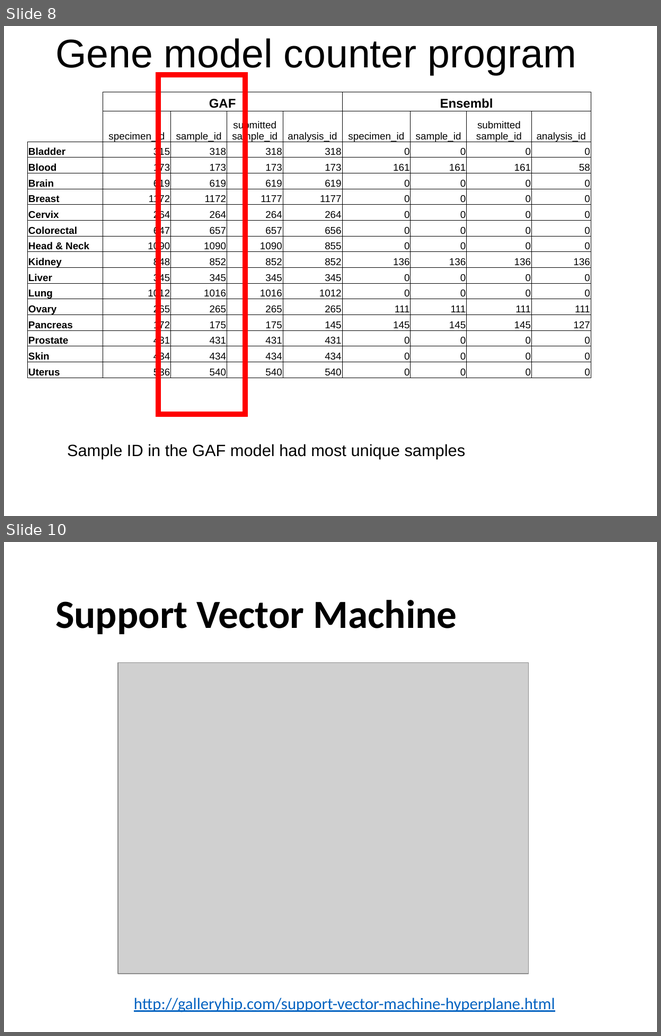
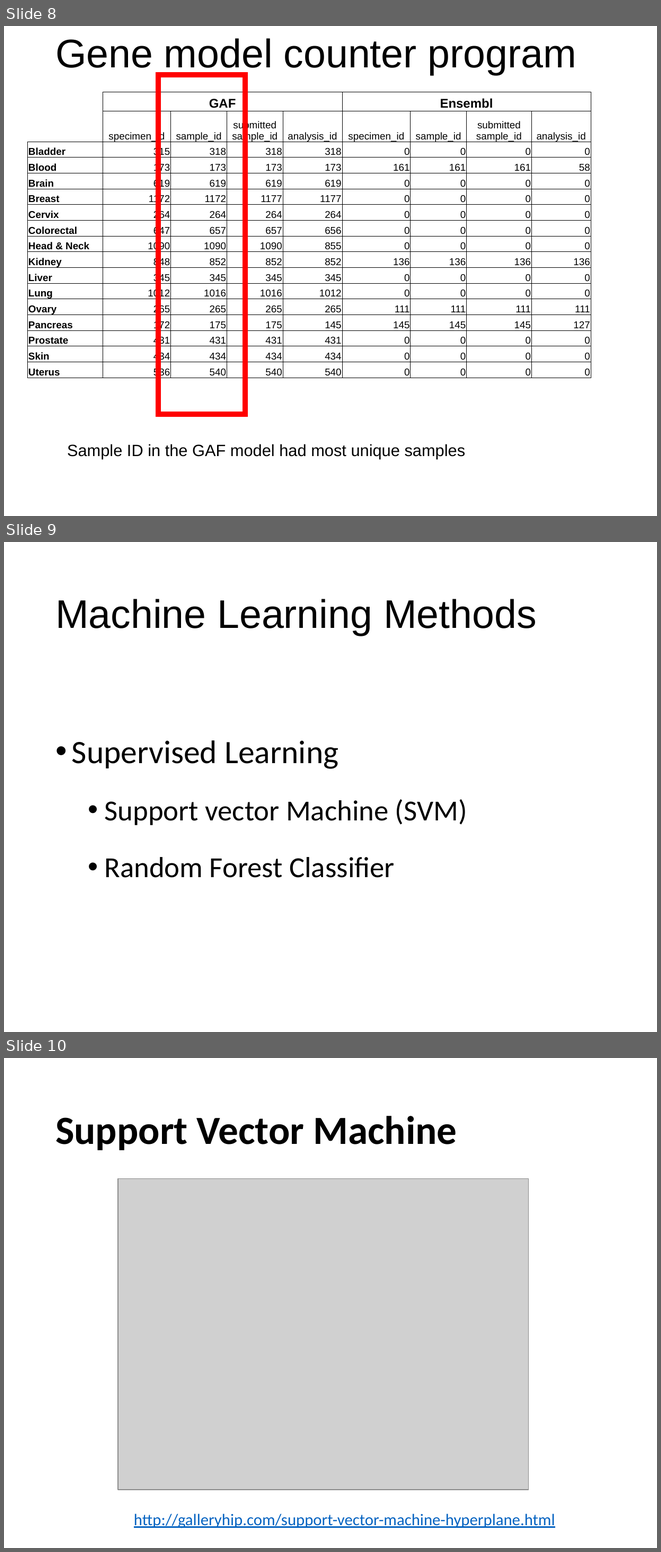
Before and after one commit to dr-artio/CancerClassifier, a slide deck: Powerpoint/ProjectPresentation_Draft.pptx. Shown one above the other, each under a label of ours: slides 8 and 10 before the commit, slides 8, 9 and 10 after it; the slides between them are not shown. The pictures are 661x1036 and 661x1552 pixels, drawn with LibreOffice and Linux fonts; fonts in the diff are those of the drawing; grey boxes stand for pictures. Boxes give left, top, right and bottom in pixels: in the first picture for what was removed or moved away, otherwise in the second. Text is boxed around its words. In the diff, an @@ line names an element or a change of style, - is before the commit and + after.

```diff
--- a/Powerpoint/ProjectPresentation_Draft.pptx
+++ b/Powerpoint/ProjectPresentation_Draft.pptx
@@ slide 9 added at [4,542,657,1032], background #FFFFFF @@
@@ title added at [55,599,537,636], 44 pt, text #000000 @@
+Machine Learning Methods
@@ text added at [72,740,467,877], 32 pt, text #000000 @@
+• Supervised Learning
+  • Support vector Machine (SVM)
+  • Random Forest Classifier
```
Also in this commit, not shown: 1 slide changed.
